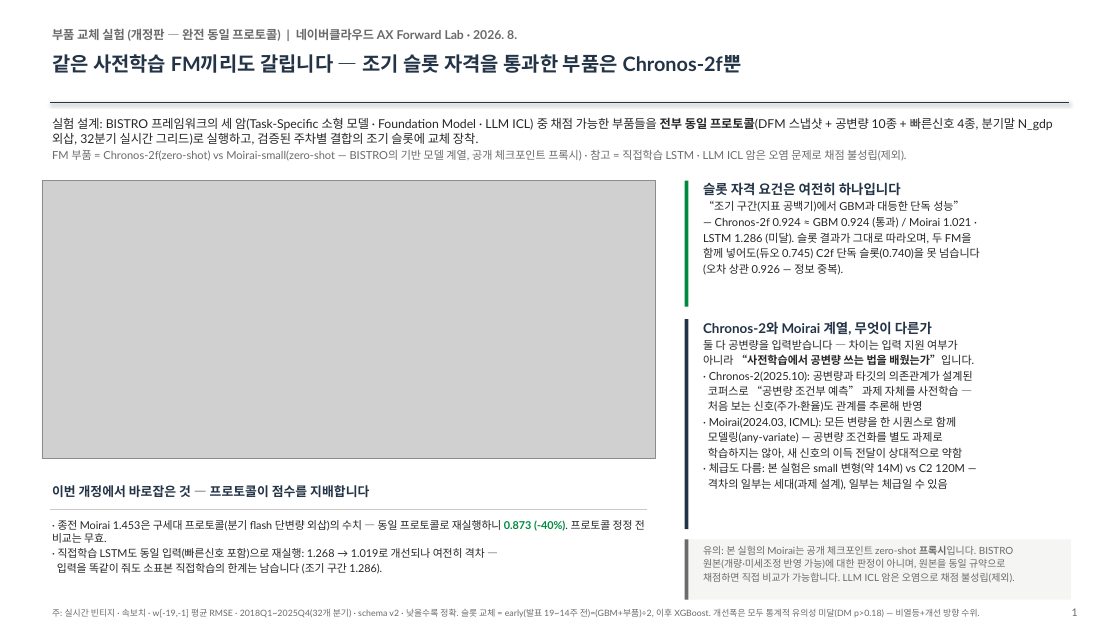
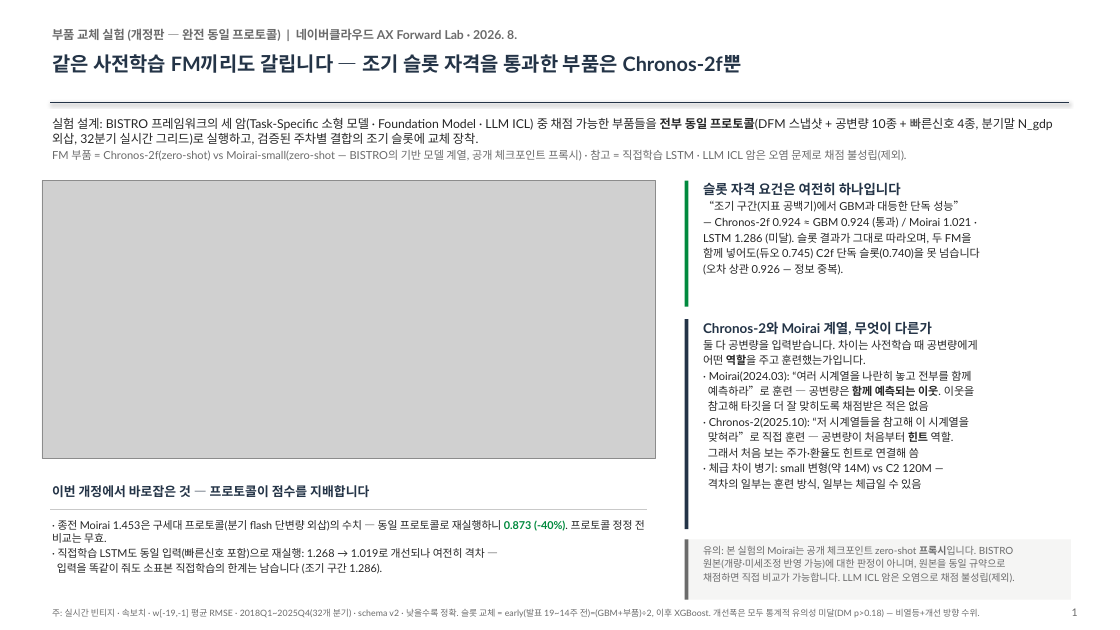
Before and after one commit to shezgone/bistro-lstm, a slide deck: slide 1 of docs/부품비교_FM동일프로토콜_1p_2026-08-13.pptx. Drawn at 1120x630 pixels with LibreOffice and Linux fonts; fonts in the diff are those of the drawing; grey boxes stand for pictures. Boxes give left, top, right and bottom in pixels: in the first picture for what was removed or moved away, otherwise in the second. Text is boxed around its words. In the diff, an @@ line names an element or a change of style, - is before the commit and + after.

```diff
--- a/docs/부품비교_FM동일프로토콜_1p_2026-08-13.pptx
+++ b/docs/부품비교_FM동일프로토콜_1p_2026-08-13.pptx
@@ text at bbox=[703, 340, 978, 489]: text changed @@
-둘 다 공변량을 입력받습니다 — 차이는 입력 지원 여부가
-아니라 “사전학습에서 공변량 쓰는 법을 배웠는가”입니다.
-· Chronos-2(2025.10): 공변량과 타깃의 의존관계가 설계된
-코퍼스로 “공변량 조건부 예측” 과제 자체를 사전학습 —
-처음 보는 신호(주가·환율)도 관계를 추론해 반영
-· Moirai(2024.03, ICML): 모든 변량을 한 시퀀스로 함께
-모델링(any-variate) — 공변량 조건화를 별도 과제로
-학습하지는 않아, 새 신호의 이득 전달이 상대적으로 약함
-· 체급도 다름: 본 실험은 small 변형(약 14M) vs C2 120M —
-격차의 일부는 세대(과제 설계), 일부는 체급일 수 있음
+둘 다 공변량을 입력받습니다. 차이는 사전학습 때 공변량에게
+어떤 역할을 주고 훈련했는가입니다.
+· Moirai(2024.03): “여러 시계열을 나란히 놓고 전부를 함께
+예측하라”로 훈련 — 공변량은 함께 예측되는 이웃. 이웃을
+참고해 타깃을 더 잘 맞히도록 채점받은 적은 없음
+· Chronos-2(2025.10): “저 시계열들을 참고해 이 시계열을
+맞혀라”로 직접 훈련 — 공변량이 처음부터 힌트 역할.
+그래서 처음 보는 주가·환율도 힌트로 연결해 씀
+· 체급 차이 병기: small 변형(약 14M) vs C2 120M —
+격차의 일부는 훈련 방식, 일부는 체급일 수 있음
```
Also in this commit, not shown: 2 other files.
